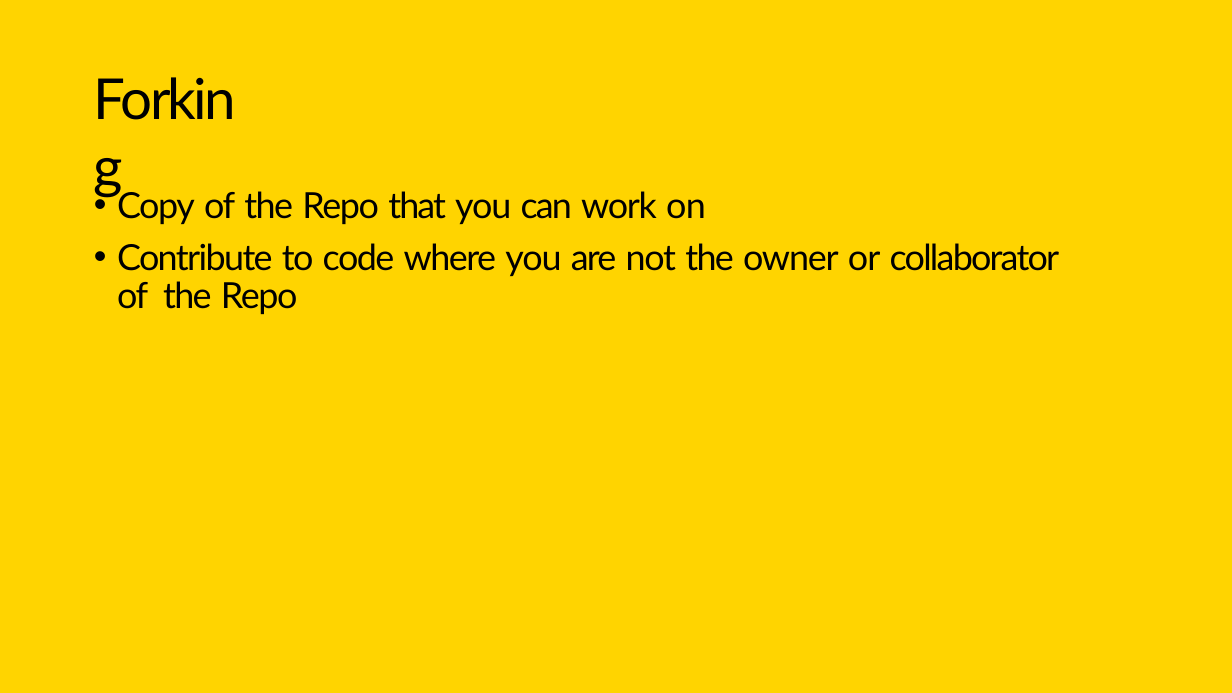
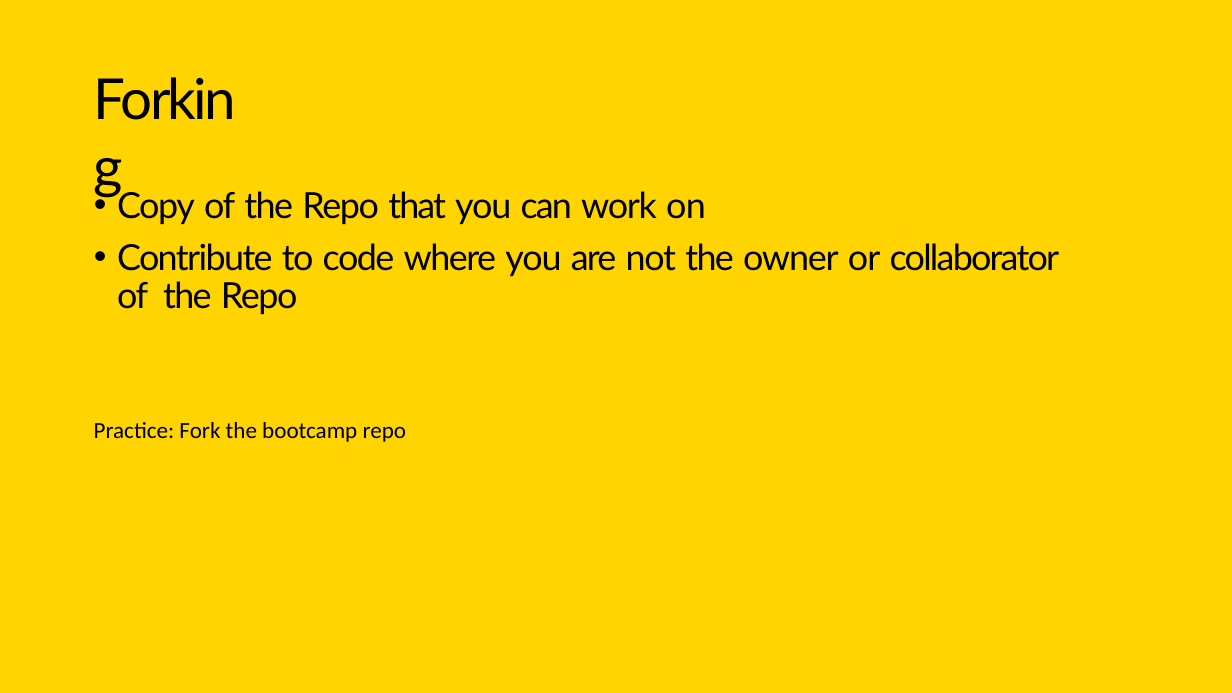
Before and after one commit to elcarrillo/computational_bootcamp_material, a slide deck: slide 49 of day 7 - github/git_github.pptx. Drawn at 1232x693 pixels with LibreOffice and Linux fonts; fonts in the diff are those of the drawing. Boxes give left, top, right and bottom in pixels: in the first picture for what was removed or moved away, otherwise in the second. Text is boxed around its words. In the diff, an @@ line names an element or a change of style, - is before the commit and + after.

```diff
--- a/day 7 - github/git_github.pptx
+++ b/day 7 - github/git_github.pptx
@@ text added at (94,422,406,442), 18 pt, text #000000 @@
+Practice: Fork the bootcamp repo
```
Also in this commit, not shown: 4 other slides changed, 1 slide added, 4 other files.
